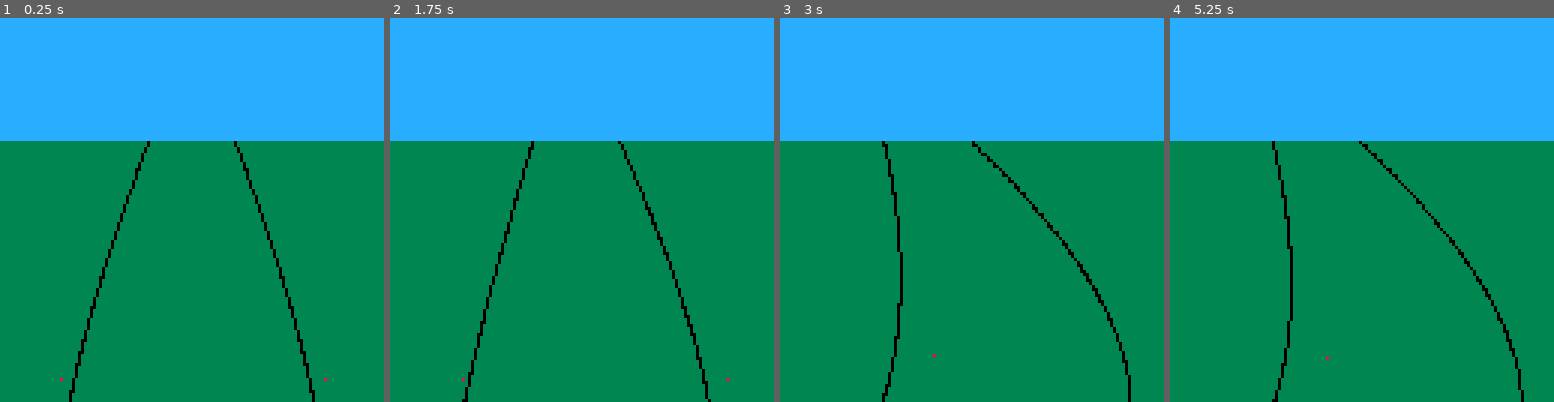
Above: before the commit, frames 1-4 (left to right).
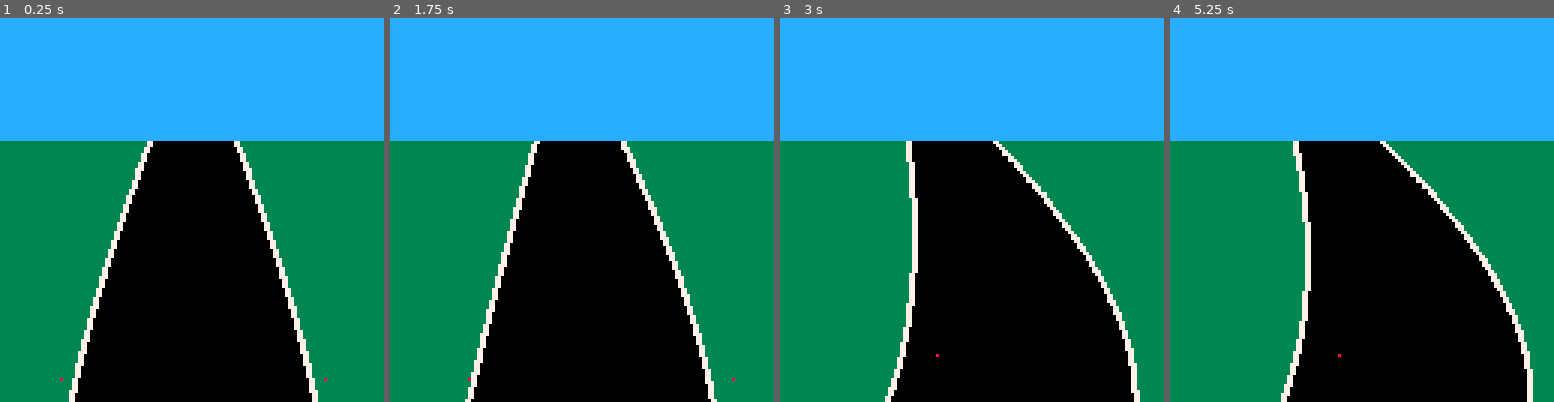
Above: after the commit, the same moments.

Repository: BenAttenborough/picoracer
Game: PICO-8 cartridge kia.p8
Two runs of this game, one before a commit and one after it. Both use one fixed random seed, a clock stepped at 60 frames per second and the inputs below.
Inputs:
- Up to frame 1 (0.25 s): no input
- Up to frame 2 (1.75 s): hold Right from 1.6 s (still down)
- Up to frame 3 (3 s): release Right at 2.1 s; hold Up 2.15-2.42 s; hold Right from 2.47 s (still down)
- Up to frame 4 (5.25 s): release Right at 3.03 s; hold Left 3.08-3.58 s; hold Down 3.63-3.97 s; hold Right 4.02-4.68 s; hold Up 4.73-5.03 s; hold Left from 5.08 s (still down)

The runs differ from the first frame. In frame 1, 32% of the frame differs, in the area x 17-83%, y 32-100%; in frame 2, 32%; in frame 3, 32%; in frame 4, 32%, in the area x 26-95%, y 32-100%.

Commit message:
Make road solid

Diff:
--- a/main.lua
+++ b/main.lua
@@ -6,20 +6,26 @@
     leftBezierTopX = 50
     rightBezierTopX = 78
     horzY = 40
+    horzMovementInterval = 0.25
+    minXCurve = 0
+    curbWidth = 2
 end
 
 function _update()
     if (btn(0)) then
         leftBezierAnchorX -= 1
         rightBezierAnchorX -= 1
-        leftBezierTopX += 0.5
-        rightBezierTopX += 0.5
+        -- Useful idea below but would need to consider movement in the other direction
+        -- leftBezierAnchorX = max(leftBezierAnchorX - 1, minXCurve)
+        -- rightBezierAnchorX = max(rightBezierAnchorX - 1, minXCurve + 88)
+        leftBezierTopX += horzMovementInterval
+        rightBezierTopX += horzMovementInterval
     end
     if (btn(1)) then
         leftBezierAnchorX += 1
         rightBezierAnchorX += 1
-        leftBezierTopX -= 0.5
-        rightBezierTopX -= 0.5
+        leftBezierTopX -= horzMovementInterval
+        rightBezierTopX -= horzMovementInterval
     end
     if (btn(2)) then
         leftBezierAnchorY -= 1
@@ -44,12 +50,14 @@
 end
 
 function drawLeftRoadEdge()
-    drawqbc(20,158,leftBezierTopX,horzY,leftBezierAnchorX,leftBezierAnchorY,200,0)
+    drawqbcExtended(20,158,leftBezierTopX,horzY,leftBezierAnchorX,leftBezierAnchorY,200,0)
+    drawqbc(20,158,leftBezierTopX,horzY,leftBezierAnchorX,leftBezierAnchorY,200,curbWidth,7)
     rect(leftBezierAnchorX,leftBezierAnchorY,leftBezierAnchorX,leftBezierAnchorY,8)
 end
 
 function drawRightRoadEdge()
-    drawqbc(108,158,rightBezierTopX,horzY,rightBezierAnchorX,rightBezierAnchorY,200,0)
+    drawqbcExtended(108,158,rightBezierTopX,horzY,rightBezierAnchorX,rightBezierAnchorY,200,3)
+    drawqbc(108,158,rightBezierTopX,horzY,rightBezierAnchorX,rightBezierAnchorY,200,curbWidth,7)
     rect(rightBezierAnchorX,rightBezierAnchorY,rightBezierAnchorX,rightBezierAnchorY,8)
 end
 
@@ -68,9 +76,25 @@
 --x3,y3 = 3rd manipulating point
 --n = "amount of pixels in curve"(just put it higher than you expect)
 --c = color
-function drawqbc(x1,y1,x2,y2,x3,y3,n,c)
+function drawqbc(x1,y1,x2,y2,x3,y3,n,w,c)
     for i = 1,n do
         local t = i/n
-       pset(qbcvector(x1,x2,x3,t),qbcvector(y1,y2,y3,t),c)
+        local x = qbcvector(x1,x2,x3,t)
+        local y = qbcvector(y1,y2,y3,t)
+        for j = 0,(w-1) do
+            pset(x+j,y,c)
+        end
     end
 end
+
+function drawqbcExtended(x1,y1,x2,y2,x3,y3,n,c)
+    for i = 1,n do
+        local t = i/n
+        local x = qbcvector(x1,x2,x3,t)
+        local y = qbcvector(y1,y2,y3,t)
+        -- count x to 128
+        for newX = x,128 do
+            pset(newX,y,c)
+        end
+    end
+end
